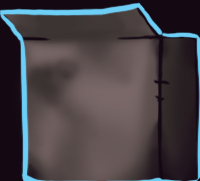
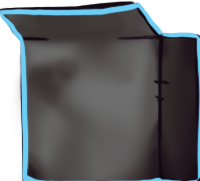
Revision of a layered 200 x 181 image; what changed, layer by layer:
hid "Layer 0" over [0, 0, 200, 181]
